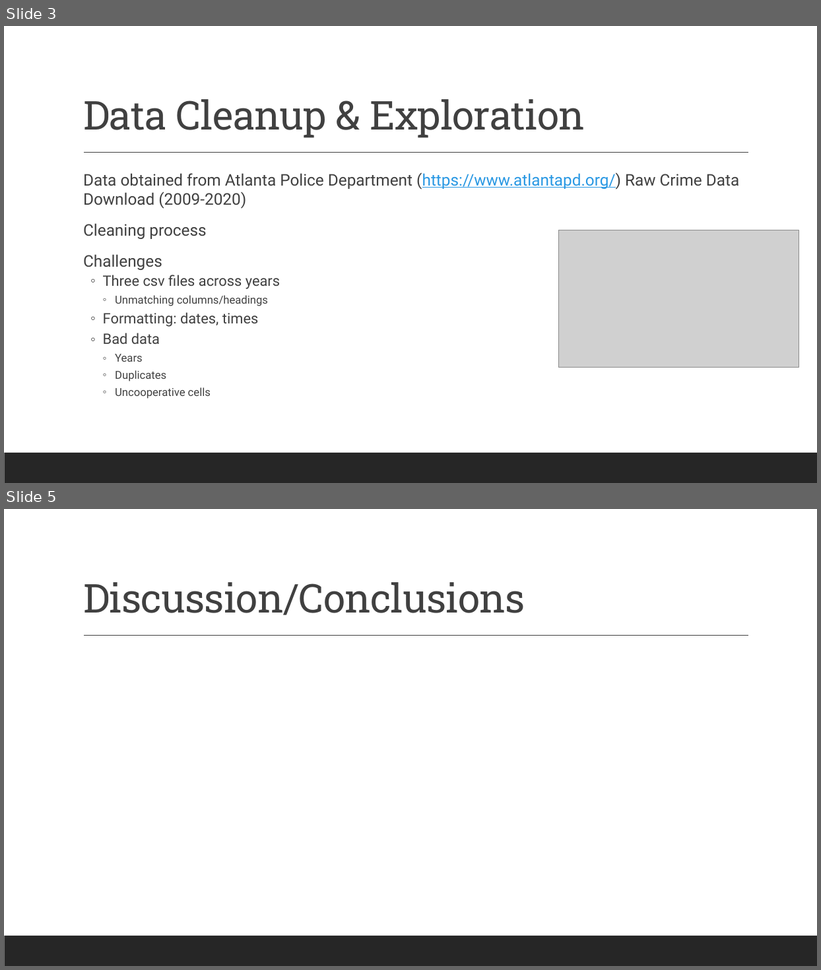
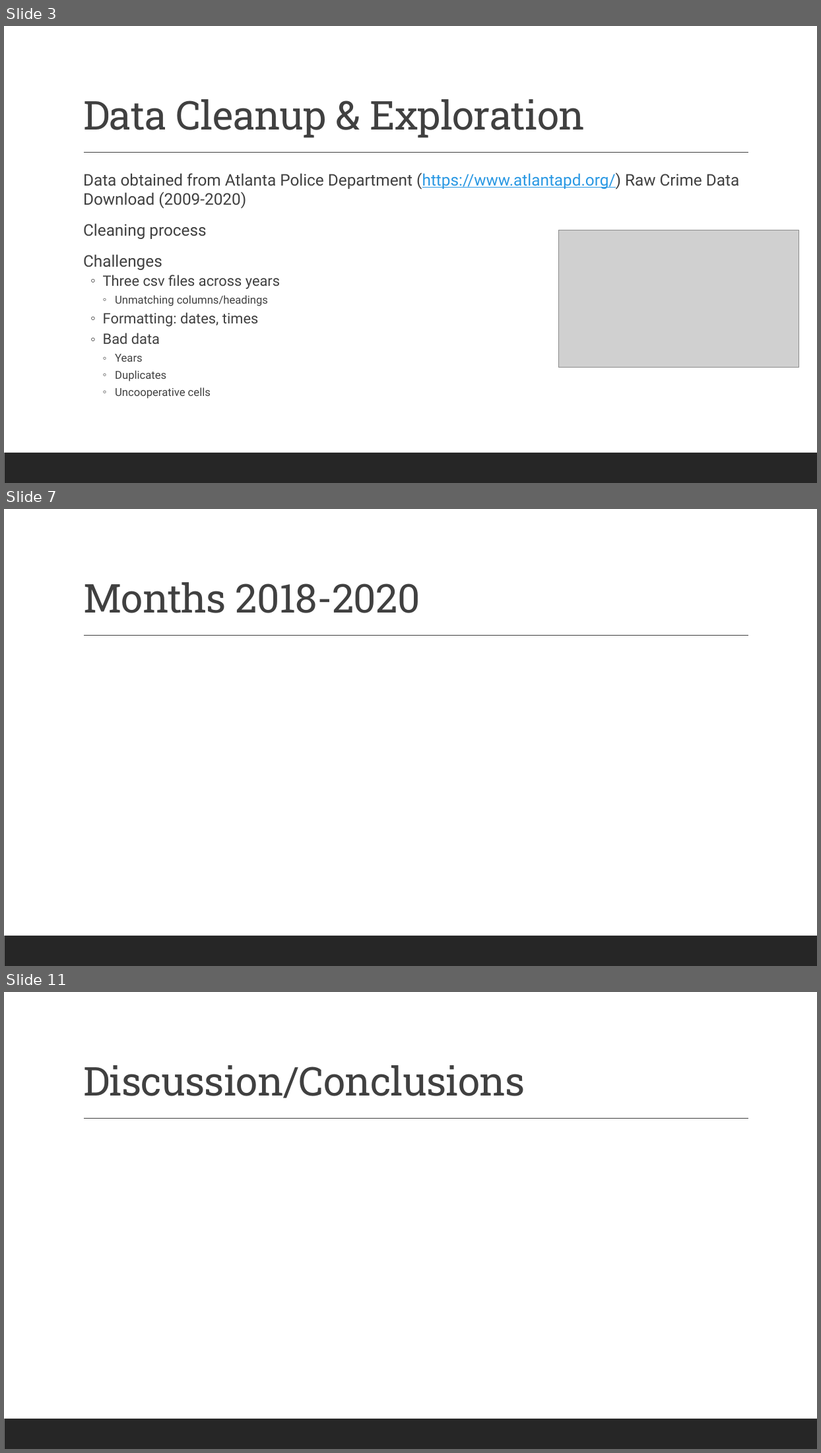
Before and after one commit to cayelsie/Crime-trends-in-Atlanta, a slide deck: Kelly/Crime Trends in the Atlanta Area.pptx. Shown one above the other, each under a label of ours: slides 3 and 5 before the commit, slides 3, 7 and 11 after it; the slides between them are not shown. The pictures are 821x970 and 821x1453 pixels, drawn with LibreOffice and Linux fonts; fonts in the diff are those of the drawing; grey boxes stand for pictures. Boxes give left, top, right and bottom in pixels: in the first picture for what was removed or moved away, otherwise in the second. Text is boxed around its words. In the diff, an @@ line names an element or a change of style, - is before the commit and + after.

```diff
--- a/Kelly/Crime Trends in the Atlanta Area.pptx
+++ b/Kelly/Crime Trends in the Atlanta Area.pptx
@@ slide 7 added at bbox=[4, 509, 817, 966], background #FFFFFF; not listed: 2 template elements that a slide beside it also shows @@
@@ title added at bbox=[83, 582, 420, 613], 47 pt, text #404040 @@
+Months 2018-2020
@@ what was slide 5 is now slide 11 @@
```
Also in this commit, not shown: 2 slides changed, 6 other slides added, 8 other files.
